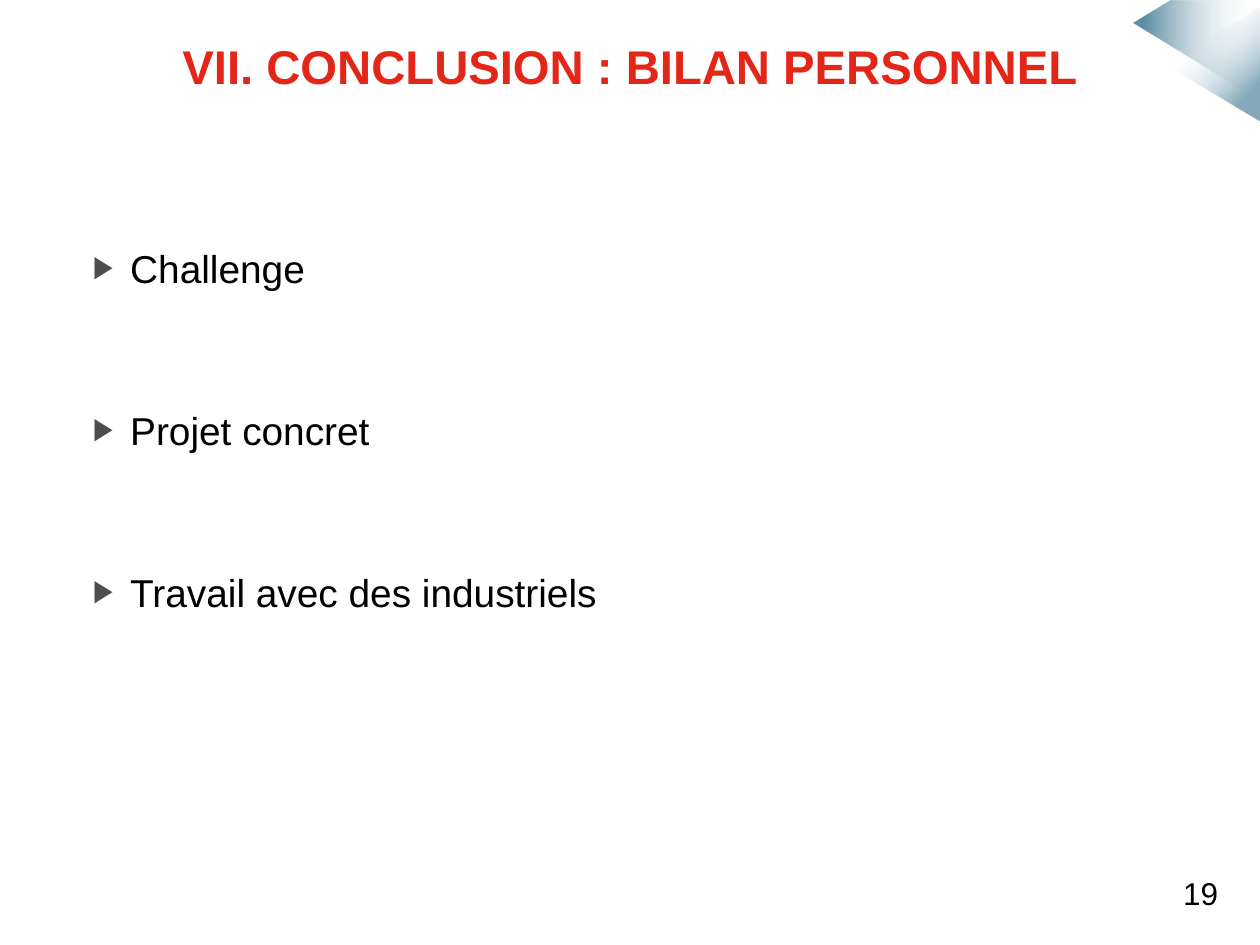
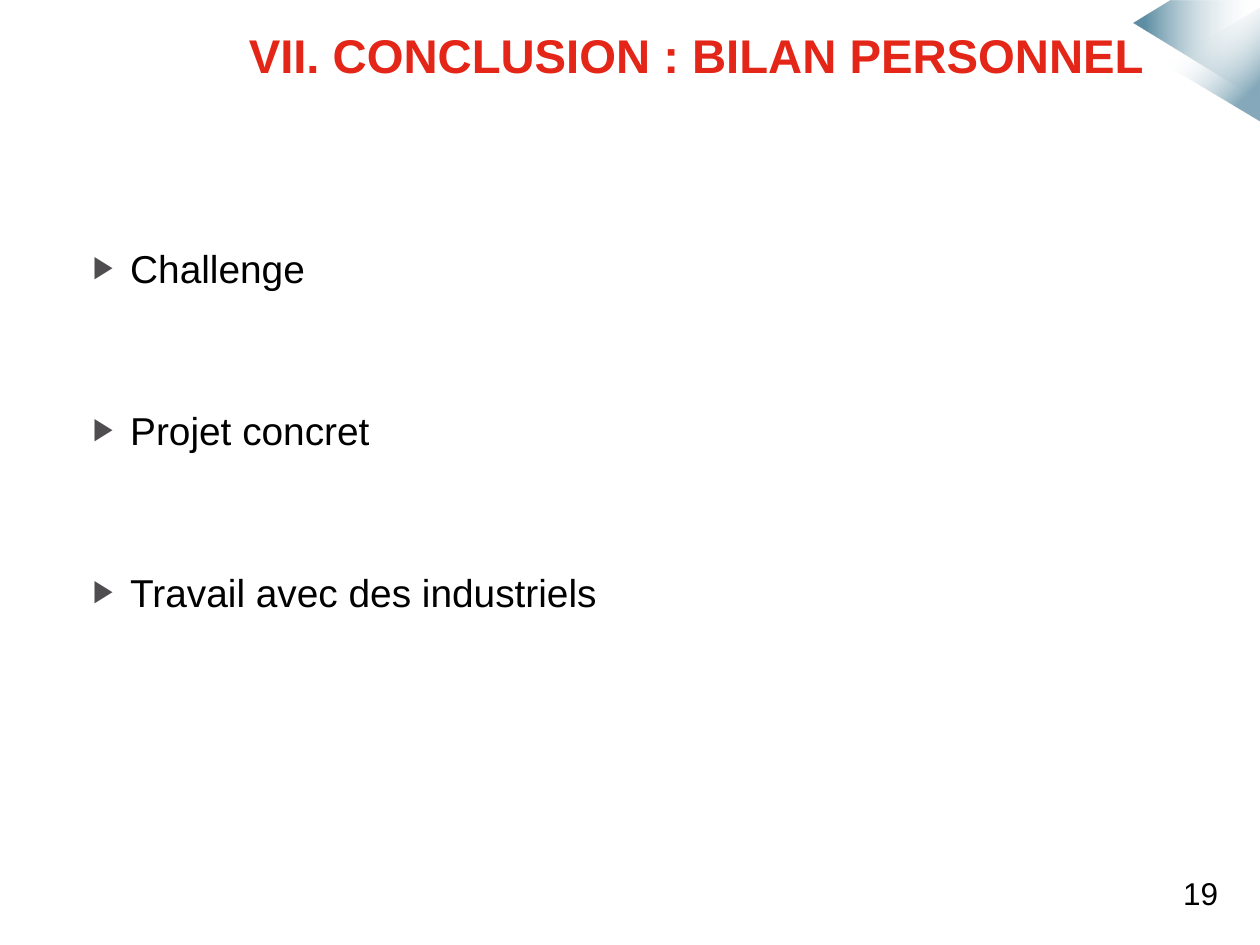
Before and after one commit to mmeven/EP_Domotique_Tablette, a slide deck: slide 20 of Rendu/Diapo_soutenance.pptx (slide 21 before the commit). Drawn at 1260x945 pixels with LibreOffice and Linux fonts; fonts in the diff are those of the drawing; background and template pictures are left out. Boxes give left, top, right and bottom in pixels: in the first picture for what was removed or moved away, otherwise in the second. Text is boxed around its words. In the diff, an @@ line names an element or a change of style, - is before the commit and + after.

```diff
--- a/Rendu/Diapo_soutenance.pptx
+++ b/Rendu/Diapo_soutenance.pptx
@@ text "VII. CONCLUSION : BILAN PERSONNEL": place and size @@
-text "VII. CONCLUSION : BILAN PERSONNEL" at <box>182,51,1077,85</box>
+text "VII. CONCLUSION : BILAN PERSONNEL" at <box>249,40,1144,74</box>
```
Also in this commit, not shown: 5 other slides changed, 1 slide removed.
